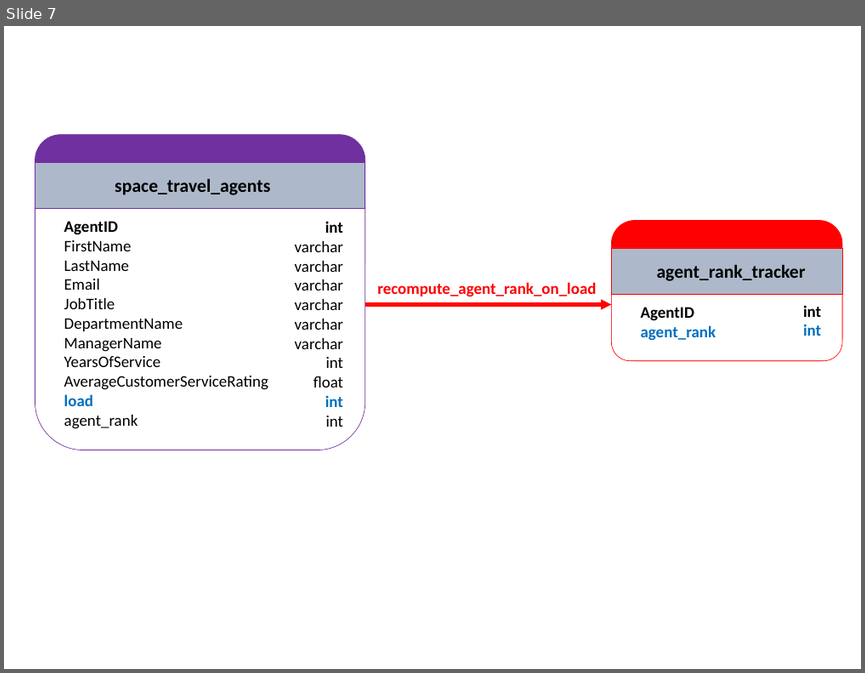
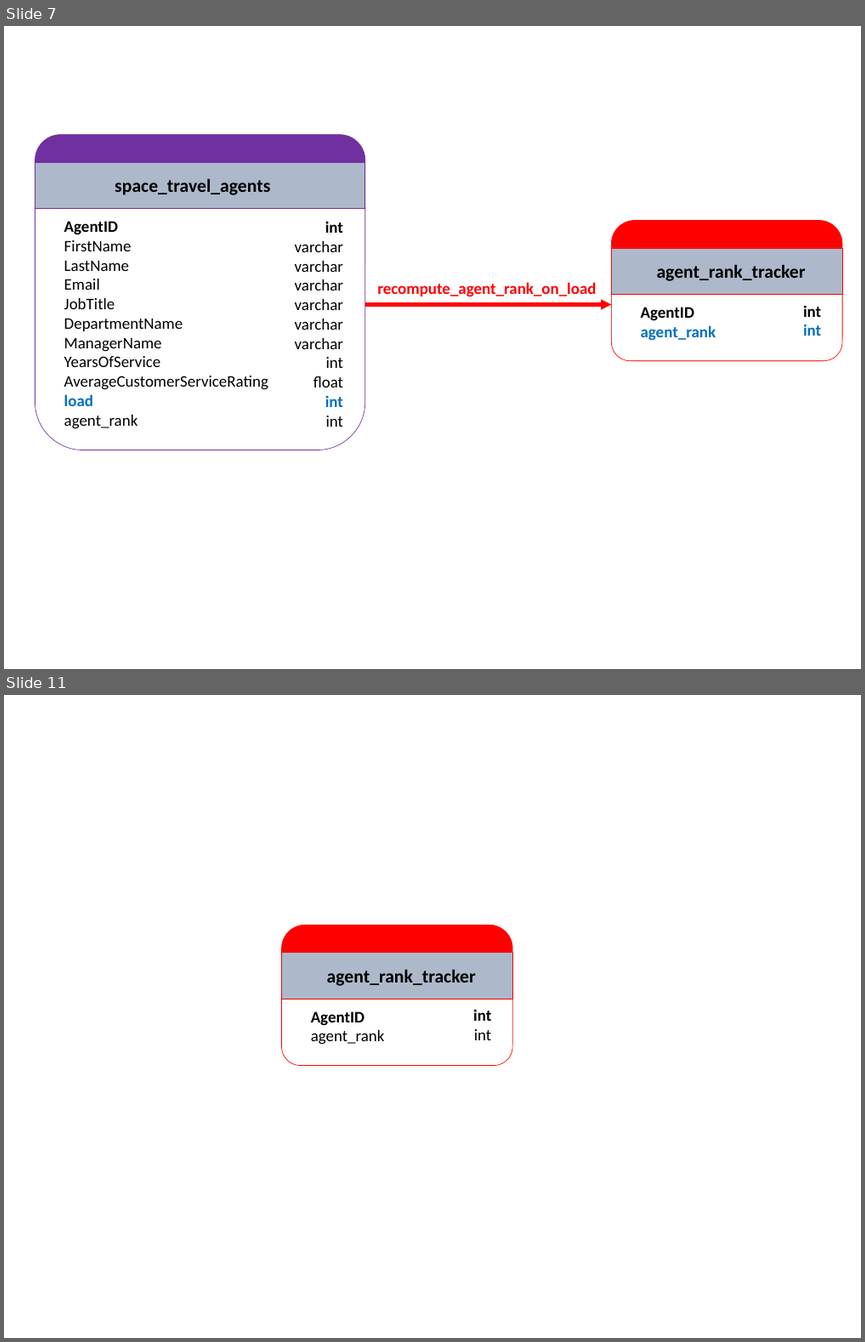
Before and after one commit to kpnguyen21/space-challenge, a slide deck: Figures/figure.pptx. Shown one above the other, each under a label of ours: slide 7 before the commit, slides 7 and 11 after it; the slides between them are not shown. The pictures are 865x673 and 865x1342 pixels, drawn with LibreOffice and Linux fonts; fonts in the diff are those of the drawing; background and template pictures are left out. Boxes give left, top, right and bottom in pixels: in the first picture for what was removed or moved away, otherwise in the second. Text is boxed around its words. In the diff, an @@ line names an element or a change of style, - is before the commit and + after.

```diff
--- a/Figures/figure.pptx
+++ b/Figures/figure.pptx
@@ slide 11 added at (4, 695, 861, 1338), background #FFFFFF @@
@@ group added at (282, 925, 512, 1065): 3 texts, 2 rounded rectangles, 1 rectangle @@
+agent_rank_tracker
+AgentID
+agent_rank
+int
+int
```
Also in this commit, not shown: 3 other slides added, 4 other files.
